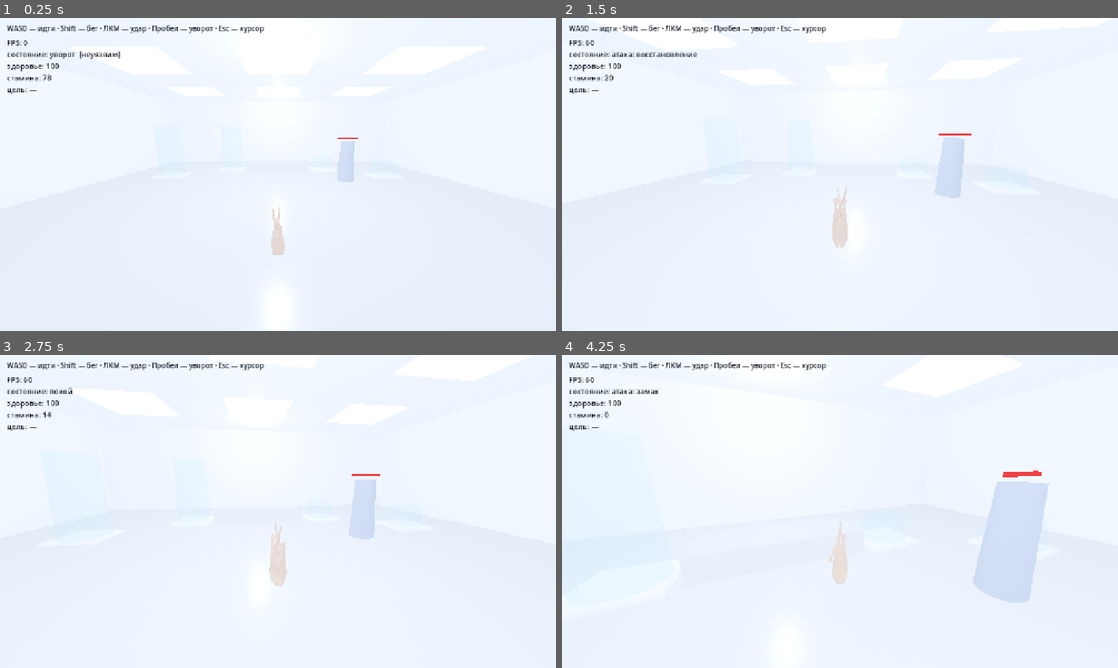
Above: before the commit, frames 1-4 (two rows, left to right).
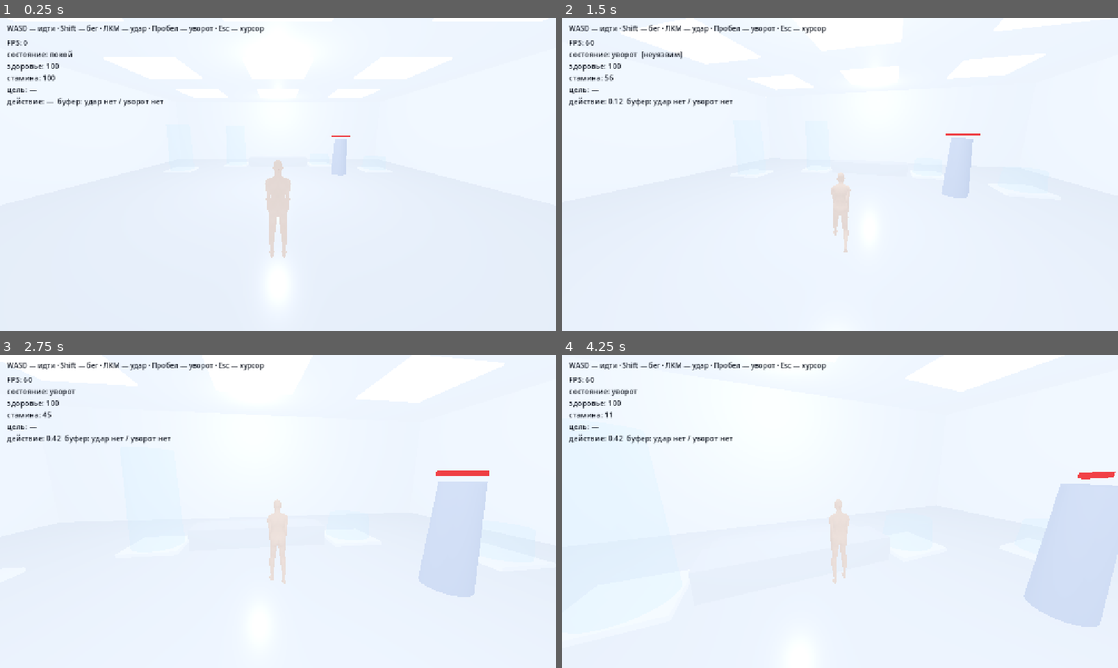
Above: after the commit, the same moments.

Repository: IAmStarhead/Project-Gene
Game: Godot game, scene res://scenes/main.tscn
The game is run twice, just before and just after one commit, with the same random seed, the same clock (stepped at 60 frames per second) and the same inputs.
Inputs (mouse positions are in pixels of both pictures, inside the frame that each line leads up to):
- Up to frame 1 (0.25 s): no input
- Up to frame 2 (1.5 s): move the mouse to (867, 174) at 0.52 s; press the mouse at (867, 174) at 0.53 s; hold W (move_forward) from 0.53 s (still down); tap Space (dodge) at 0.8, 1.35 s; move the mouse to (812, 174) at 1.27 s; release the mouse at (812, 174) at 1.28 s
- Up to frame 3 (2.75 s): keep holding W (move_forward); click (250, 511) at 1.55 s; move the mouse to (289, 505) at 2.02 s; press the mouse at (289, 505) at 2.03 s; tap Space (dodge) at 2.3 s
- Up to frame 4 (4.25 s): keep holding W (move_forward); move the mouse to (834, 517) at 2.77 s; release the mouse at (834, 517) at 2.78 s; tap Space (dodge) at 2.85, 3.8 s; click (834, 517) at 3.05 s; move the mouse to (878, 514) at 3.52 s; hold Shift (run) from 3.53 s (still down)

The runs differ from the first frame. In frame 1, 1.6% of the frame differs, in the area x 1-65%, y 10-77%; in frame 2, 1.3%; in frame 3, 3.8%; in frame 4, 6.3%, in the area x 1-100%, y 10-87%.

Commit message:
Исправлены две причины «сломанного» персонажа
1) Поза кости в Godot абсолютная, а не добавка к покою (документация
   Skeleton3D: «Bone rest defines the initial transform of the bone pose»).
   Первая версия ставила чистый изгиб — скелет терял наклоны покоя и
   складывался: руки уезжали за голову. Теперь pose = rest * bend.

2) Буфер ввода: значение «не нажимали» было -99.0, а условие срабатывания
   «buf <= INPUT_BUFFER». -99 проходит проверку, поэтому удар запускался
   каждый кадр сам, без нажатия ЛКМ. Теперь «не нажимали» = 999.0.

Переписана анимация: знаки углов проверены расчётом мировых матриц по
данным модели (поза покоя совпадает с эталоном с точностью 0.0000 м).
Добавлена строка отладки с состоянием буферов ввода.

Co-authored-by: arena-agent <297053741+arena-agent@users.noreply.github.com>

Diff:
--- a/prototype/scripts/character_anim.gd
+++ b/prototype/scripts/character_anim.gd
@@ -1,29 +1,49 @@
 ## Процедурная анимация героини.
 ##
-## В файле female_A_rigged.glb есть скелет из 21 кости, но НЕТ клипов ходьбы,
-## бега, удара и уворота. Скачать их негде — модель собрана с нуля, анимаций
-## к ней никто не делал. Поэтому поза считается кодом: углы поворотов костей
-## задаются формулами от скорости, фазы шага и текущего действия.
-##
-## Плюс такого подхода: анимацию можно менять числами в tuning.gd и сразу
-## чувствовать разницу. Минус: она «механическая» — настоящие клипы плавнее.
-##
-## Оси: у всех костей локальная Y направлена вдоль кости (вниз для рук и ног),
-## поэтому поворот вокруг локальной X качает конечность вперёд-назад,
-## вокруг Y — скручивает, вокруг Z — разводит в стороны.
+## В файле female_A_rigged_safe.glb есть скелет из 21 кости, но НЕТ клипов
+## ходьбы, бега, удара и уворота — их никто не делал, а взять негде. Поэтому
+## поза считается кодом: углы задаются формулами от скорости, фазы шага и
+## текущего действия.
+##
+## ── Главное правило, на котором всё держится ──────────────────────────────
+## В Godot поза кости — это ПОЛНЫЙ поворот кости относительно родителя, а не
+## добавка к позе покоя. Документация Skeleton3D: «Bone rest defines the
+## initial transform of the bone pose».
+##
+## Поэтому «повернуть кость на 30° вокруг её оси X» в терминах Godot значит
+## не «поставить поворот 30°», а «взять поворот покоя и домножить на 30°»:
+##
+##     pose = rest * bend          (bend — изгиб в осях покоя кости)
+##     поставить(pose)
+##
+## Если поставить просто bend, кость потеряет наклон покоя и скелет
+## складывается сам в себя. Именно это и произошло в первой версии.
+##
+## ── Оси и знаки ───────────────────────────────────────────────────────────
+## Проверено расчётом по матрицам покоя модели:
+##   бедро, голень, стопа, предплечье: поворот вокруг локальной X качает
+##     конечность вперёд-назад. Для ГОЛЕНИ плюс — это переразгибание,
+##     поэтому колено всегда сгибается отрицательным углом.
+##   плечо: вокруг X — мах вперёд-назад, вокруг Z — отведение в сторону
+##     (у правой руки знак Z противоположен левой).
+##   предплечье: плюс вокруг X — локоть сгибается вперёд, кисть идёт вперёд.
+
 extends Node3D
 
 const T := preload("res://scripts/tuning.gd")
+
 ## Версия модели без blend shapes и без анимаций: на исходной редактор Godot
 ## падал при импорте. Геометрия, скелет и веса в ней те же.
 const MODEL_PATH := "res://assets/heroine/female_A_rigged_safe.glb"
 
 var skeleton: Skeleton3D
 
-var _idx: Dictionary = {}       ## имя кости -> индекс
-var _smooth: Dictionary = {}    ## имя кости -> сглаженные углы, градусы
+var _idx: Dictionary = {}       ## имя кости -> индекс в скелете
+var _rest_rot: Dictionary = {}  ## имя кости -> поворот покоя
+var _rest_pos: Dictionary = {}  ## имя кости -> положение покоя
+var _bend: Dictionary = {}      ## имя кости -> сглаженный изгиб, градусы
+
 var _fallback: Node3D
-
 var _loaded := false
 var _clock := 0.0
 var _phase := 0.0
@@ -32,10 +52,10 @@
 func _ready() -> void:
 	_fallback = get_node_or_null("Fallback")
 	if not load_character(MODEL_PATH):
-		push_warning("Не удалось загрузить модель героини, остаётся заглушка-капсула")
-
-
-## Загружает .glb и находит в нём скелет. Возвращает false, если не вышло.
+		push_warning("Модель героини не загрузилась — остаётся заглушка-капсула")
+
+
+## Загружает .glb и находит скелет. Возвращает false, если не вышло.
 func load_character(path: String) -> bool:
 	if not ResourceLoader.exists(path):
 		return false
@@ -52,8 +72,11 @@
 
 	for i in skeleton.get_bone_count():
 		var name := skeleton.get_bone_name(i)
+		var rest: Transform3D = skeleton.get_bone_rest(i)
 		_idx[name] = i
-		_smooth[name] = Vector3.ZERO
+		_rest_rot[name] = rest.basis.get_rotation_quaternion()
+		_rest_pos[name] = rest.origin
+		_bend[name] = Vector3.ZERO
 
 	if _fallback:
 		_fallback.visible = false
@@ -72,152 +95,170 @@
 
 
 ## Вызывается каждый кадр из player.gd.
-## speed_ratio — доля от максимальной скорости бега (0..1),
-## action — "" | "attack" | "dodge", action_time — сколько длится действие.
+## speed_ratio — доля от скорости бега (0..1), action — "" | "attack" | "dodge".
 func update_anim(delta: float, speed_ratio: float, action: String, action_time: float) -> void:
 	_clock += delta
 	if not _loaded:
 		return
 
-	var target: Dictionary = {}
+	var want: Dictionary = {}      # имя кости -> изгиб в градусах
 	var hip_offset := Vector3.ZERO
 	var w := clampf(speed_ratio, 0.0, 1.2)
 
-	# ─────────────────────────────────────── шаг
-	# Фаза крутится тем быстрее, чем быстрее бежит персонаж.
-	_phase = fmod(_phase + delta * (3.0 + 6.5 * w), TAU)
-
-	# ─────────────────────────────────────── покой: дыхание
-	var breathe := sin(_clock * 1.7) * 1.6
-	target["chest"] = Vector3(breathe, 0.0, 0.0)
-	target["head"] = Vector3(-breathe * 0.4, 0.0, 0.0)
-
-	# ─────────────────────────────────────── ходьба и бег
+	# ───────────────────────────────────────── покой: спокойная стойка
+	# Руки чуть согнуты и отведены — иначе они висят как палки.
+	_breathe(want, 1.0)
+	want["upper_arm.L"] = Vector3(6.0, 0.0, -5.0)
+	want["upper_arm.R"] = Vector3(6.0, 0.0, 5.0)
+	want["forearm.L"] = Vector3(12.0, 0.0, 0.0)
+	want["forearm.R"] = Vector3(12.0, 0.0, 0.0)
+
+	# ───────────────────────────────────────── шаг и бег
+	_phase = fmod(_phase + delta * (2.6 + 6.0 * w), TAU)
 	if w > 0.02:
-		var s := sin(_phase)
-		var swing := 24.0 * w          # размах бедра
-		var knee := 44.0 * w           # сгиб колена
-		var arm := 28.0 * w            # размах рук
-
-		target["thigh.L"] = Vector3(swing * s, 0.0, 0.0)
-		target["thigh.R"] = Vector3(-swing * s, 0.0, 0.0)
-
-		# Колено подгибается на переносе ноги, когда она идёт вперёд.
-		var bend_l := maxf(0.0, sin(_phase - 1.2))
-		var bend_r := maxf(0.0, sin(_phase - 1.2 + PI))
-		target["shin.L"] = Vector3(-knee * bend_l, 0.0, 0.0)
-		target["shin.R"] = Vector3(-knee * bend_r, 0.0, 0.0)
-
-		# Стопа идёт следом за голенью, но слабее.
-		target["foot.L"] = Vector3(-knee * bend_l * 0.35, 0.0, 0.0)
-		target["foot.R"] = Vector3(-knee * bend_r * 0.35, 0.0, 0.0)
-
-		# Руки качаются в противофазе с одноимённой ногой.
-		target["upper_arm.L"] = Vector3(-arm * s, 0.0, 6.0)
-		target["upper_arm.R"] = Vector3(arm * s, 0.0, -6.0)
-		var elbow := -(14.0 + 12.0 * w)
-		target["forearm.L"] = Vector3(elbow, 0.0, 0.0)
-		target["forearm.R"] = Vector3(elbow, 0.0, 0.0)
-
-		# наклон корпуса вперёд на бегу + подскок
-		target["spine"] = Vector3(7.0 * w, 0.0, 0.0)
-		target["hips"] = Vector3(0.0, 5.0 * w * s, 0.0)
-		target["chest"] = Vector3(breathe + 3.0 * w, -5.0 * w * s, 0.0)
-		target["head"] = Vector3(-4.0 * w - breathe * 0.4, 2.5 * w * s, 0.0)
-		hip_offset = Vector3(0.0, -0.022 * w * absf(s), 0.0)
-
-	# ─────────────────────────────────────── удар правой рукой
+		_walk(want, w)
+
+	# ───────────────────────────────────────── удар
 	if action == "attack":
-		var windup := T.ATTACK_WINDUP
-		var active_end := windup + T.ATTACK_ACTIVE
-		var total := active_end + T.ATTACK_RECOVERY
-
-		if action_time < windup:
-			# замах: рука уходит назад и в сторону, корпус разворачивается вправо
-			var u := smoothstep(0.0, 1.0, action_time / windup)
-			_blend_into(target, {
-				"upper_arm.R": Vector3(-58, 0, -22),
-				"forearm.R": Vector3(-100, 0, 0),
-				"chest": Vector3(0, -24, 0),
-				"spine": Vector3(0, -10, 0),
-				"head": Vector3(0, 12, 0),
-			}, u)
-		elif action_time < active_end:
-			# сам удар: рука проходит вперёд, корпус разворачивается влево
-			var u := smoothstep(0.0, 1.0, (action_time - windup) / T.ATTACK_ACTIVE)
-			_blend_into(target, {
-				"upper_arm.R": Vector3(-58, 0, -22),
-				"forearm.R": Vector3(-100, 0, 0),
-				"chest": Vector3(0, -24, 0),
-				"spine": Vector3(0, -10, 0),
-				"head": Vector3(0, 12, 0),
-			}, 1.0 - u)
-			_blend_into(target, {
-				"upper_arm.R": Vector3(82, 0, 8),
-				"forearm.R": Vector3(-14, 0, 0),
-				"chest": Vector3(4, 26, 0),
-				"spine": Vector3(3, 10, 0),
-				"head": Vector3(0, -10, 0),
-				"upper_arm.L": Vector3(-24, 0, 12),
-			}, u)
-		else:
-			# возврат в стойку
-			var u := smoothstep(0.0, 1.0, (action_time - active_end) / T.ATTACK_RECOVERY)
-			_blend_into(target, {
-				"upper_arm.R": Vector3(82, 0, 8),
-				"forearm.R": Vector3(-14, 0, 0),
-				"chest": Vector3(4, 26, 0),
-				"spine": Vector3(3, 10, 0),
-				"head": Vector3(0, -10, 0),
-				"upper_arm.L": Vector3(-24, 0, 12),
-			}, 1.0 - u)
-
-	# ─────────────────────────────────────── уворот: присед и подбор ног
+		_attack(want, action_time)
+	# ───────────────────────────────────────── уворот
 	elif action == "dodge":
-		var u := clampf(action_time / T.DODGE_DURATION, 0.0, 1.0)
-		var k := sin(u * PI)   # 0 -> 1 -> 0: плавно нарастает и гаснет
-		_blend_into(target, {
-			"thigh.L": Vector3(58, 0, 4),
-			"thigh.R": Vector3(52, 0, -4),
-			"shin.L": Vector3(-82, 0, 0),
-			"shin.R": Vector3(-76, 0, 0),
-			"spine": Vector3(28, 0, 0),
-			"chest": Vector3(10, 0, 0),
-			"head": Vector3(-22, 0, 0),
-			"upper_arm.L": Vector3(30, 0, 14),
-			"upper_arm.R": Vector3(30, 0, -14),
-			"forearm.L": Vector3(-70, 0, 0),
-			"forearm.R": Vector3(-70, 0, 0),
-		}, k)
-		hip_offset = Vector3(0.0, -0.30 * k, 0.0)
-
-	_apply(target, hip_offset, delta)
-
-
-## Смешивает дополнительные углы в цель: u=0 — ничего, u=1 — полностью.
-func _blend_into(target: Dictionary, extra: Dictionary, u: float) -> void:
+		hip_offset = _dodge(want, action_time)
+
+	_apply(want, hip_offset, delta)
+
+
+## Дыхание: еле заметное покачивание корпуса, чтобы модель не была статуей.
+func _breathe(want: Dictionary, weight: float) -> void:
+	var b := sin(_clock * 1.6) * 1.1 * weight
+	want["chest"] = Vector3(b, 0.0, 0.0)
+	want["head"] = Vector3(-b * 0.5, 0.0, 0.0)
+	want["spine"] = Vector3(2.0, 0.0, 0.0)
+
+
+## Шаг и бег. w — доля скорости: 0 стоит, 1 бежит на полную.
+func _walk(want: Dictionary, w: float) -> void:
+	var s := sin(_phase)
+	var hip_swing := 22.0 * w        # бедро: вперёд-назад
+	var knee := 10.0 + 34.0 * w      # колено гнётся ТОЛЬКО назад, поэтому минус
+	var arm := 16.0 * w              # руки качаются в противофазе
+
+	# ноги
+	want["thigh.L"] = Vector3(hip_swing * s, 0.0, 0.0)
+	want["thigh.R"] = Vector3(-hip_swing * s, 0.0, 0.0)
+
+	# Колено подгибается, когда нога идёт назад-вверх (перенос).
+	var bend_l := maxf(0.0, -s)
+	var bend_r := maxf(0.0, s)
+	want["shin.L"] = Vector3(-knee * bend_l, 0.0, 0.0)
+	want["shin.R"] = Vector3(-knee * bend_r, 0.0, 0.0)
+
+	# Стопа добирает часть подъёма, чтобы не «шаркать» носком.
+	want["foot.L"] = Vector3(knee * bend_l * 0.30, 0.0, 0.0)
+	want["foot.R"] = Vector3(knee * bend_r * 0.30, 0.0, 0.0)
+
+	# руки: левая вперёд, когда правая нога впереди
+	want["upper_arm.L"] = Vector3(arm * s, 0.0, -5.0)
+	want["upper_arm.R"] = Vector3(-arm * s, 0.0, 5.0)
+	want["forearm.L"] = Vector3(18.0 + 10.0 * w, 0.0, 0.0)
+	want["forearm.R"] = Vector3(18.0 + 10.0 * w, 0.0, 0.0)
+
+	# корпус: наклон вперёд на бегу, легкое покачивание плеч
+	want["spine"] = Vector3(2.0 + 7.0 * w, 0.0, 0.0)
+	want["chest"] = Vector3(3.0 + 3.0 * w, -4.0 * w * s, 0.0)
+	want["hips"] = Vector3(0.0, 4.0 * w * s, 0.0)
+	want["head"] = Vector3(-5.0 * w, 2.0 * w * s, 0.0)
+
+
+## Удар правой рукой: замах, удар, возврат.
+func _attack(want: Dictionary, t: float) -> void:
+	var windup := T.ATTACK_WINDUP
+	var active_end := windup + T.ATTACK_ACTIVE
+	var total := active_end + T.ATTACK_RECOVERY
+
+	# Три опорные позы: замах -> удар -> стойка.
+	var pose_back := {
+		"upper_arm.R": Vector3(-40.0, 0.0, 12.0),
+		"forearm.R": Vector3(95.0, 0.0, 0.0),
+		"chest": Vector3(4.0, -20.0, 0.0),
+		"spine": Vector3(2.0, -8.0, 0.0),
+		"head": Vector3(0.0, 14.0, 0.0),
+	}
+	var pose_hit := {
+		"upper_arm.R": Vector3(55.0, 0.0, -6.0),
+		"forearm.R": Vector3(12.0, 0.0, 0.0),
+		"chest": Vector3(6.0, 22.0, 0.0),
+		"spine": Vector3(4.0, 9.0, 0.0),
+		"head": Vector3(0.0, -12.0, 0.0),
+		"upper_arm.L": Vector3(20.0, 0.0, -14.0),
+	}
+
+	if t < windup:
+		_mix(want, pose_back, smoothstep(0.0, 1.0, t / windup))
+	elif t < active_end:
+		var u := smoothstep(0.0, 1.0, (t - windup) / T.ATTACK_ACTIVE)
+		_mix(want, pose_back, 1.0 - u)
+		_mix(want, pose_hit, u)
+	elif t <= total:
+		var u := smoothstep(0.0, 1.0, (t - active_end) / T.ATTACK_RECOVERY)
+		_mix(want, pose_hit, 1.0 - u)
+
+
+## Уворот: присед, подбор ног, наклон корпуса. Возвращает смещение таза.
+func _dodge(want: Dictionary, t: float) -> Vector3:
+	var u := clampf(t / T.DODGE_DURATION, 0.0, 1.0)
+	var k := sin(u * PI)   # плавно нарастает и гаснет
+
+	_mix(want, {
+		"thigh.L": Vector3(50.0, 0.0, 3.0),
+		"thigh.R": Vector3(44.0, 0.0, -3.0),
+		"shin.L": Vector3(-70.0, 0.0, 0.0),
+		"shin.R": Vector3(-64.0, 0.0, 0.0),
+		"foot.L": Vector3(20.0, 0.0, 0.0),
+		"foot.R": Vector3(18.0, 0.0, 0.0),
+		"spine": Vector3(26.0, 0.0, 0.0),
+		"chest": Vector3(8.0, 0.0, 0.0),
+		"head": Vector3(-20.0, 0.0, 0.0),
+		"upper_arm.L": Vector3(26.0, 0.0, -10.0),
+		"upper_arm.R": Vector3(26.0, 0.0, 10.0),
+		"forearm.L": Vector3(60.0, 0.0, 0.0),
+		"forearm.R": Vector3(60.0, 0.0, 0.0),
+	}, k)
+
+	return Vector3(0.0, -0.22 * k, 0.0)
+
+
+## Смешивает набор углов в цель: u=0 — ничего, u=1 — полностью.
+func _mix(want: Dictionary, extra: Dictionary, u: float) -> void:
+	if u <= 0.0:
+		return
 	for bone in extra:
 		var add: Vector3 = extra[bone] * u
-		target[bone] = target.get(bone, Vector3.ZERO) + add
-
-
-func _apply(target: Dictionary, hip_offset: Vector3, delta: float) -> void:
-	# Сглаживание: без него позы переключаются рывком.
-	var rate := 1.0 - exp(-26.0 * delta)
+		want[bone] = want.get(bone, Vector3.ZERO) + add
+
+
+## Переводит «изгиб в градусах» в позу кости и ставит её.
+func _apply(want: Dictionary, hip_offset: Vector3, delta: float) -> void:
+	# Сглаживание: без него поза переключается рывком за один кадр.
+	var rate := 1.0 - exp(-22.0 * delta)
 
 	for name in _idx:
-		var want: Vector3 = target.get(name, Vector3.ZERO)
-		var cur: Vector3 = _smooth[name]
-		cur = cur.lerp(want, rate)
-		_smooth[name] = cur
-
-		var q := Quaternion(Vector3.RIGHT, deg_to_rad(cur.x)) \
-			* Quaternion(Vector3.UP, deg_to_rad(cur.y)) \
-			* Quaternion(Vector3.BACK, deg_to_rad(cur.z))
-		skeleton.set_bone_pose_rotation(_idx[name], q)
-
-	# Смещение таза вниз — присед при увороте и подскок на бегу.
-	# Поза кости задаётся ОТНОСИТЕЛЬНО положения покоя, поэтому прибавлять
-	# положение покоя к смещению нельзя: получится двойное смещение.
+		var target: Vector3 = want.get(name, Vector3.ZERO)
+		var cur: Vector3 = _bend[name]
+		cur = cur.lerp(target, rate)
+		_bend[name] = cur
+
+		# Изгиб вокруг осей кости: сначала X (вперёд-назад), затем Z (в стороны),
+		# затем Y (скрутка).
+		var bend := Quaternion(Vector3.RIGHT, deg_to_rad(cur.x)) \
+			* Quaternion(Vector3.BACK, deg_to_rad(cur.z)) \
+			* Quaternion(Vector3.UP, deg_to_rad(cur.y))
+
+		# ГЛАВНОЕ: поза = поворот покоя * изгиб. Без поворота покоя скелет
+		# складывается, и руки уезжают за голову.
+		skeleton.set_bone_pose_rotation(_idx[name], _rest_rot[name] * bend)
+
+	# Таз: положение позы тоже абсолютное, поэтому смещение прибавляется
+	# к положению покоя.
 	if _idx.has("hips"):
-		skeleton.set_bone_pose_position(_idx["hips"], hip_offset)
+		skeleton.set_bone_pose_position(_idx["hips"], _rest_pos["hips"] + hip_offset)
--- a/prototype/scripts/player.gd
+++ b/prototype/scripts/player.gd
@@ -28,9 +28,13 @@
 var _action_time: float = 0.0
 var _stamina_locked: bool = false
 
-# Буфер ввода: время последнего нажатия и направление
-var _buf_dodge: float = -99.0
-var _buf_attack: float = -99.0
+# Буфер ввода: сколько секунд назад нажата кнопка.
+# ВАЖНО: значение «не нажимали» должно быть БОЛЬШИМ, а не отрицательным —
+# буфер сравнивается по «<= INPUT_BUFFER», и −99 проходил эту проверку,
+# из-за чего удар запускался сам, без нажатия кнопки.
+const BUF_NEVER := 999.0
+var _buf_dodge: float = BUF_NEVER
+var _buf_attack: float = BUF_NEVER
 var _buf_dir: Vector3 = Vector3.ZERO
 
 var _dodge_dir: Vector3 = Vector3.ZERO
@@ -151,11 +155,11 @@
 	# Уворот в приоритете: он отменяет всё и не должен «проглатываться»
 	if _buf_dodge <= T.INPUT_BUFFER and _spend_stamina(T.DODGE_STAMINA):
 		_start_dodge()
-		_buf_dodge = -99.0
+		_buf_dodge = BUF_NEVER
 		return
 	if _buf_attack <= T.INPUT_BUFFER and _spend_stamina(T.ATTACK_STAMINA):
 		_start_attack()
-		_buf_attack = -99.0
+		_buf_attack = BUF_NEVER
 
 
 func _start_dodge() -> void:
@@ -185,7 +189,7 @@
 		# если игрок жал атаку во время уворота — не теряем нажатие
 		if _buf_attack <= T.INPUT_BUFFER and _spend_stamina(T.ATTACK_STAMINA):
 			_start_attack()
-			_buf_attack = -99.0
+			_buf_attack = BUF_NEVER
 
 
 func _start_attack() -> void:
@@ -217,7 +221,7 @@
 	var recovery_time := _action_time - (T.ATTACK_WINDUP + T.ATTACK_ACTIVE)
 	if recovery_time > 0.0 and _buf_dodge <= T.INPUT_BUFFER and _spend_stamina(T.DODGE_STAMINA):
 		_start_dodge()
-		_buf_dodge = -99.0
+		_buf_dodge = BUF_NEVER
 		return
 
 	var total := T.ATTACK_WINDUP + T.ATTACK_ACTIVE + T.ATTACK_RECOVERY
@@ -272,10 +276,18 @@
 		state = "атака: " + _attack_phase()
 	elif _action == "dodge":
 		state = "уворот" + ("  [неуязвим]" if _invulnerable else "")
+	var dbg_action := "—"
+	if _action != "":
+		dbg_action = "%.2f" % _action_time
 	label.text = "\n".join([
 		"FPS: %.0f" % _fps,
 		"состояние: %s" % state,
 		"здоровье: %.0f" % health,
 		"стамина: %.0f" % stamina,
 		"цель: %s" % (_last_hit if not _last_hit.is_empty() else "—"),
+		"действие: %s  буфер: удар %s / уворот %s" % [
+			dbg_action,
+			"нет" if _buf_attack > T.INPUT_BUFFER else "%.2f" % _buf_attack,
+			"нет" if _buf_dodge > T.INPUT_BUFFER else "%.2f" % _buf_dodge,
+		],
 	])
